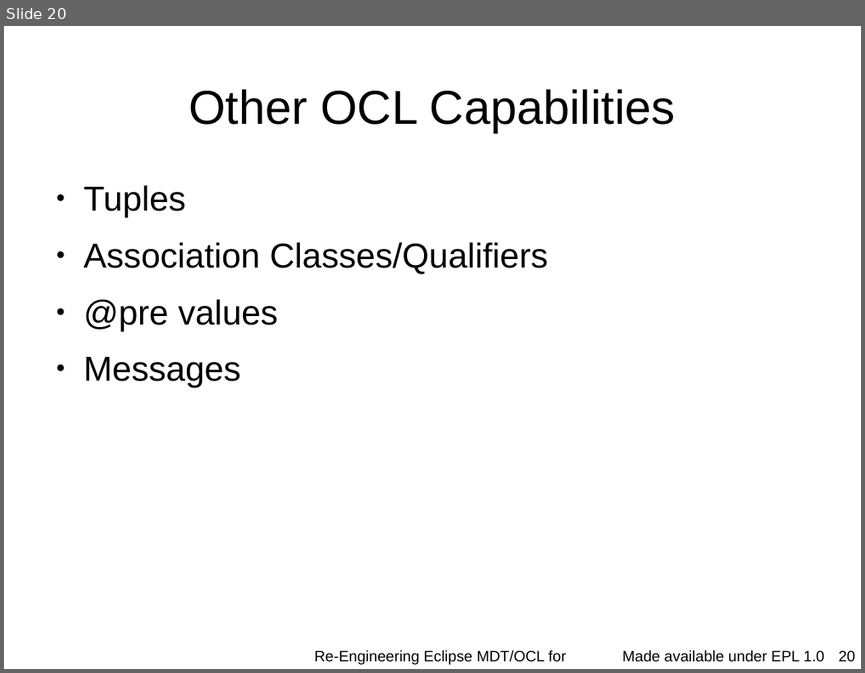
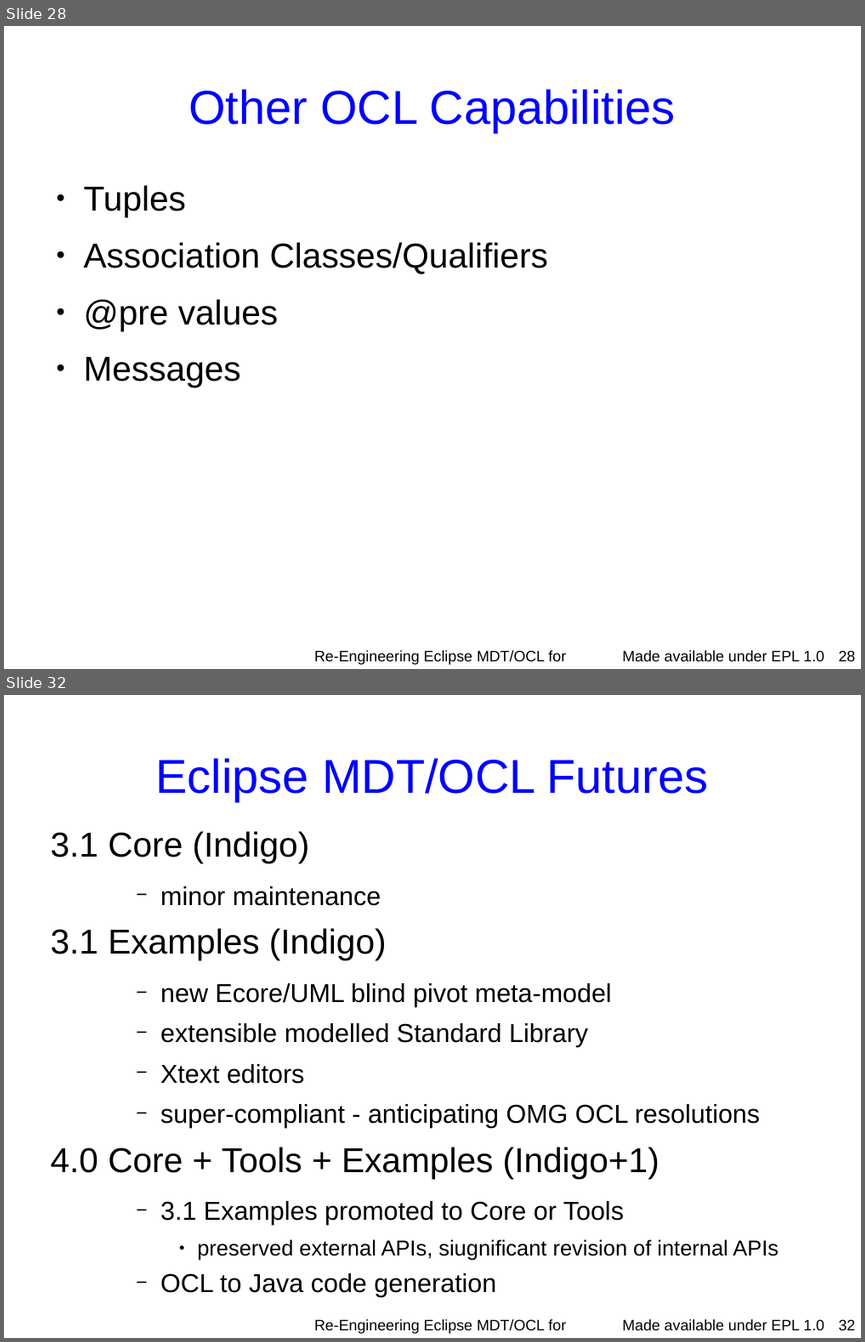
Before and after one commit to eclipse-ocl/ocl-website, a slide deck: ocl/docs/publications/ESE2010LongTalk/EnrichingWithOCL.odp. Shown one above the other, each under a label of ours: slide 20 before the commit, slides 28 and 32 after it; the slides between them are not shown. The pictures are 865x673 and 865x1342 pixels, drawn with LibreOffice and Linux fonts; fonts in the diff are those of the drawing; background and template pictures are left out. Boxes give left, top, right and bottom in pixels: in the first picture for what was removed or moved away, otherwise in the second. Text is boxed around its words. In the diff, an @@ line names an element or a change of style, - is before the commit and + after.

```diff
--- a/ocl/docs/publications/ESE2010LongTalk/EnrichingWithOCL.odp
+++ b/ocl/docs/publications/ESE2010LongTalk/EnrichingWithOCL.odp
@@ slide 32 added at [4,695,861,1338], background #FFFFFF; not listed: 1 template element that a slide beside it also shows @@
@@ title added at [156,758,708,801], 44 pt, text #0000FF @@
+Eclipse MDT/OCL Futures
@@ text added at [51,831,778,1297], 24 pt, text #000000 @@
+3.1 Core (Indigo)
+    − minor maintenance
+3.1 Examples (Indigo)
+    − new Ecore/UML blind pivot meta-model
+    − extensible modelled Standard Library
+    − Xtext editors
+    − super-compliant - anticipating OMG OCL resolutions
+4.0 Core + Tools + Examples (Indigo+1)
+    − 3.1 Examples promoted to Core or Tools
+      ● preserved external APIs, siugnificant revision of internal APIs
+    − OCL to Java code generation
@@ text added at [314,1319,566,1333], 14 pt, text #000000 @@
+Re-Engineering Eclipse MDT/OCL for Xtext
@@ page number added at [839,1319,856,1330], 14 pt, text #000000 @@
+32
@@ what was slide 20 is now slide 28 @@
@@ slide 28 changed as well @@
@@ title "Other OCL Capabilities" at [188,89,676,132]: text colour #000000 to #0000FF @@
@@ page number at [839,650,856,661]: text changed @@
-20
+28
```
Also in this commit, not shown: 13 other slides changed, 11 other slides added.
